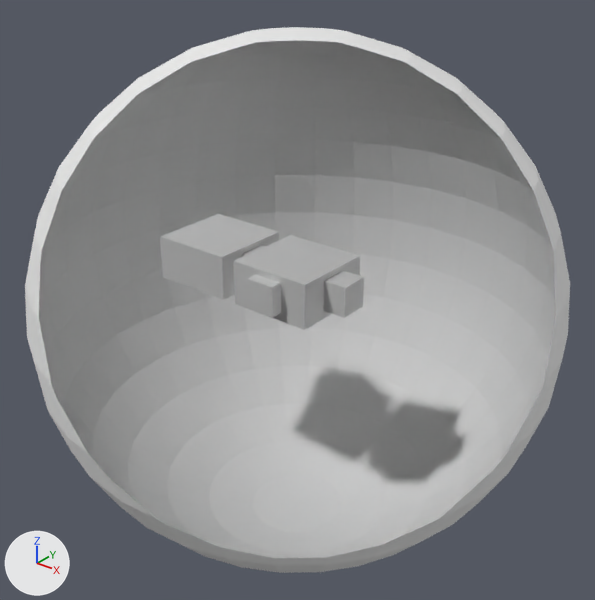
Two versions of the Blender file media/blender files/module.blend, one commit apart.
One viewpoint serves both versions: a 50 mm camera at (89.6, -111.9, 69.4) aimed at (0.0, 0.0, 0.0). The axes (+X, +Y, +Z) are drawn at lower left. The lights are the same throughout. Everything nearer to the camera than a plane just in front of the edit is cut away.

Before the edit, the objects in view are built like this:
```python
me_cube_001 = bpy.data.meshes.new('Cube.001')
me_cube_001.from_pydata(...)  # 292 vertices, 300 faces; spans x -8.5..8.5, y -8.5..8.5, z -0.2..8.7
me_cube_002 = bpy.data.meshes.new('Cube.002')
me_cube_002.from_pydata(...)  # 292 vertices, 300 faces; spans x -8.5..8.5, y -8.5..8.5, z -0.2..8.7
me_cube_003 = bpy.data.meshes.new('Cube.003')
me_cube_003.from_pydata(...)  # 98 vertices, 96 faces; spans x -1.0..1.0, y -1.0..1.0, z -1.0..1.0
ob_cutout = bpy.data.objects.new('cutout', me_cube_003)
ob_cutout.location = (-6.0, 0.0, 4.5)
ob_cutout.scale = (19.2, 3.0, 3.0)
ob_module = bpy.data.objects.new('module', me_cube_002)
ob_module.location = (0.0, 0.0, 0.0)
ob_module_001 = bpy.data.objects.new('module.001', me_cube_001)
ob_module_001.location = (-20.0, 0.0, 0.0)
# also in view: 'sky' at (0.0, 0.0, 0.0); 'cutout.002' at (0.0, -8.0, 4.5)
```
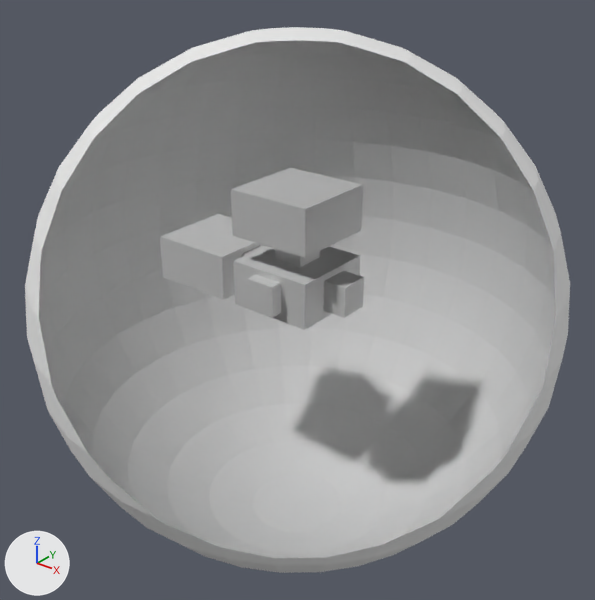
Edits to the bpy script that builds the scene:
```text
Add ob_module_002:
    ob_module_002 = bpy.data.objects.new('module.002', me_cube_002.copy())  # the mesh of ob_module
    ob_module_002.location = (0.0, 0.0, 14.0)
Add ob_cutout_003:
    ob_cutout_003 = bpy.data.objects.new('cutout.003', me_cube_003.copy())  # the mesh of ob_cutout
    ob_cutout_003.location = (0.0, 0.0, 11.5)
    ob_cutout_003.rotation_euler = (0.0, 0.0, -1.571)  # degrees (0, 0, -90)
    ob_cutout_003.scale = (2.95, 3.0, 3.6)
```

What differs and where, as boxes (x1, y1, x2, y2) in the pictures (595 x 600 px):
'module.002', added
    after: (231, 168, 363, 258)
'cutout.003', added
    after: (275, 249, 320, 267)
